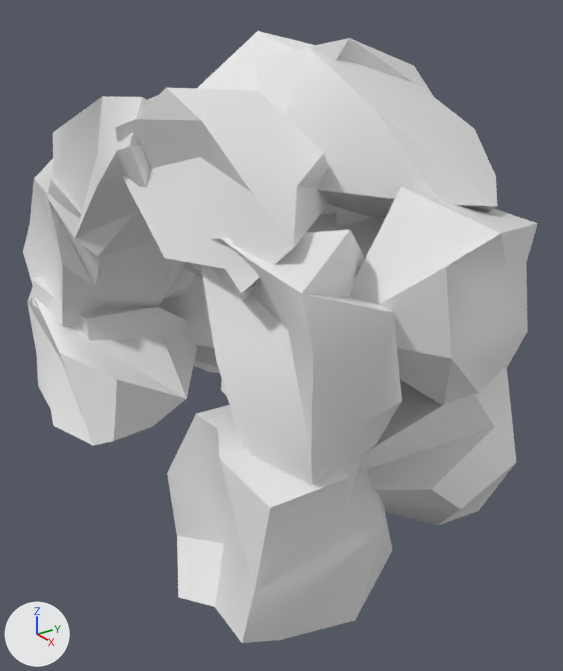
One commit to the Blender file jcrpg/tools/blender/structures/ground/cave_entrance.blend: the scene before it, then after it.
The view is the same before and after, from a 50 mm lens placed at (8.99, -6.45, 4.51), pointed at (-1.56, 1.0, -0.68). Arrows for +X, +Y and +Z are at lower left; the lights stay in place.

Script lines for the objects in view, before the commit:
```python
me_cube_001 = bpy.data.meshes.new('Cube.001')
me_cube_001.from_pydata(...)  # 364 vertices, 680 faces; spans x -7.8..2.89, y -2.63..3.35, z -3.57..4.24
me_cube_001.polygons.foreach_set('use_smooth', [True] * 680)
ob_cube = bpy.data.objects.new('Cube', me_cube_001)
ob_cube.location = (0.0, 0.16, 0.12)
```
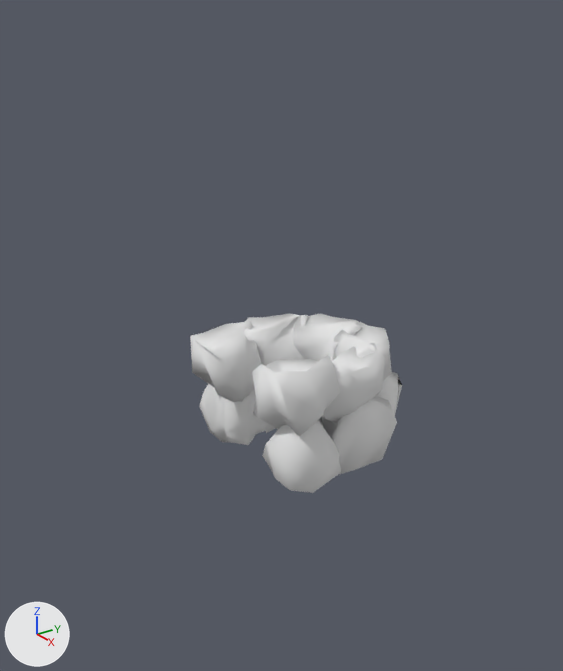
Pixel boxes (x1, y1, x2, y2) of what changed, in the pictures (563 x 671 px):
'Cube', shading changed, moved, turned, rescaled
    before: (23, 31, 538, 643)
    after: (190, 313, 402, 493)

The change, as a list of edits to the scene's bpy script:
```text
Change me_cube_001:
    where me_cube_001.from_pydata(...)  # 364 vertices, 680 faces; spans x -7.8..2.89, y -2.63..3.35, z -3.57..4.24
    used by ob_cube; location = (0.0, 0.16, 0.12)
    me_cube_001 part 1: edges marked sharp go from 618 to 0
Change ob_cube:
    ob_cube.location: (0.0, 0.16, 0.12) -> (0.71, 0.22, -0.75)
    ob_cube.rotation_euler: (0.0, 0.0, 0.0) -> (-1.495, 0.0, 0.0)  # degrees (0, 0, 0) -> degrees (-86, 0, 0)
    ob_cube.scale: (1.0, 1.0, 1.0) -> (0.263, 0.399, 0.377)
```
